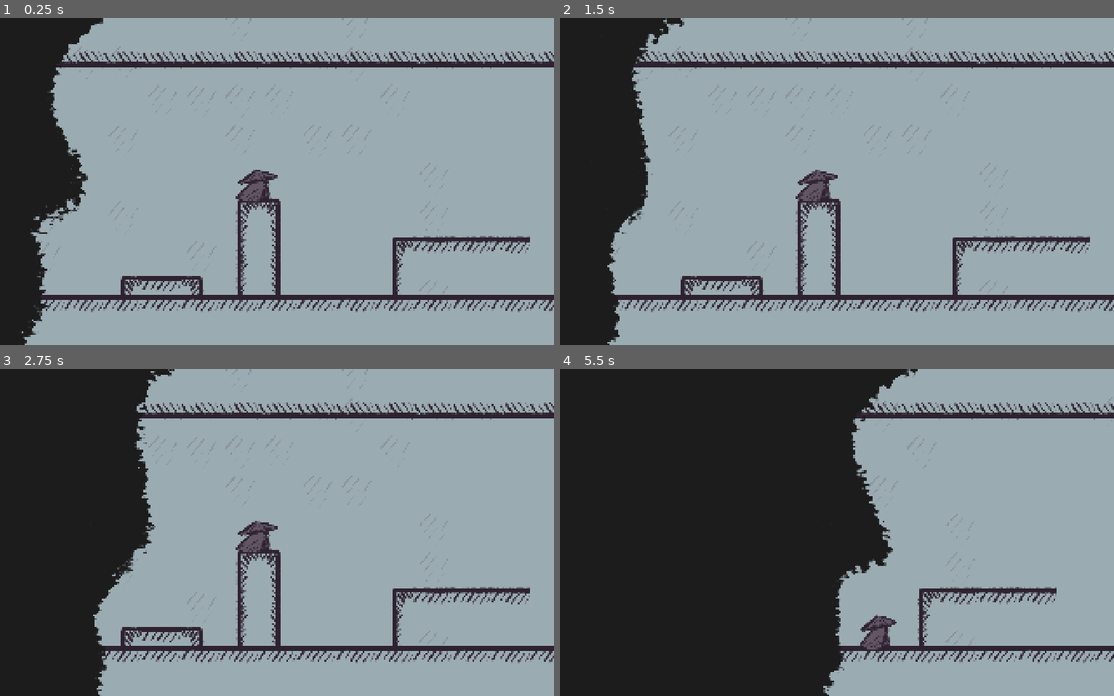
Above: before the commit, frames 1-4 (two rows, left to right).
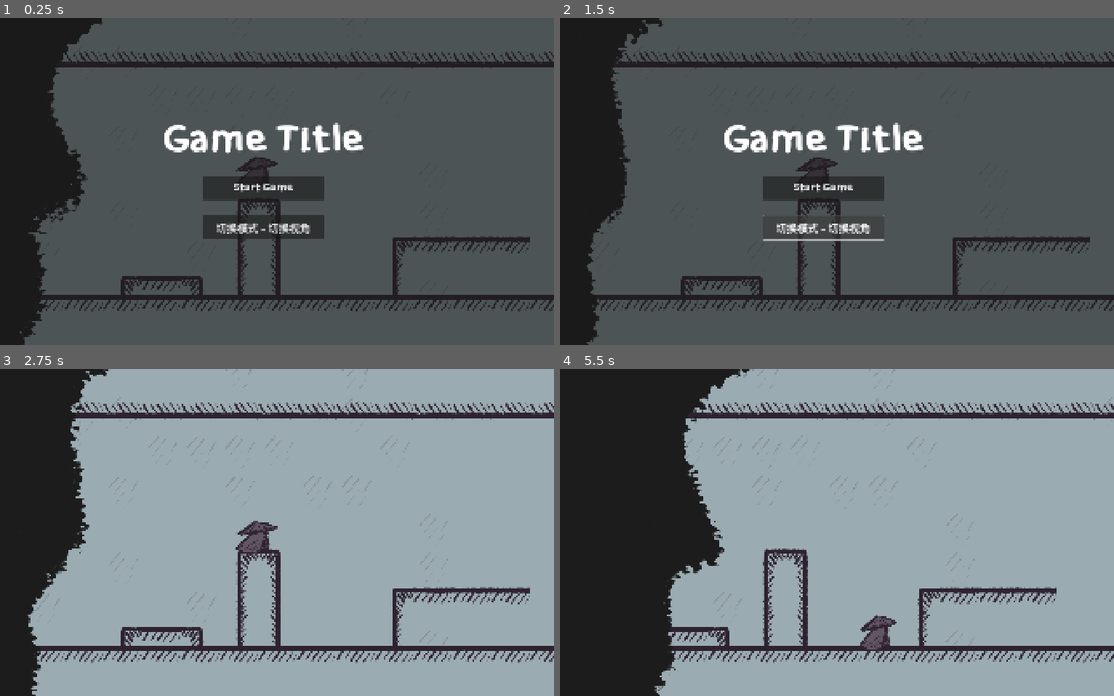
Above: after the commit, the same moments.

Repository: YiTongHu-SC/upside-down
Game: Godot game, scene res://scenes/main.tscn
Two runs of this game, one before a commit and one after it. Both use one fixed random seed, a clock stepped at 60 frames per second and the inputs below.
Inputs (mouse positions are in pixels of both pictures, inside the frame that each line leads up to):
- Up to frame 1 (0.25 s): no input
- Up to frame 2 (1.5 s): click (825, 227) at 0.5 s, where only the run after the commit has a clickable "切换模式 - 切换视角"; click (825, 227) at 1.25 s, where only the run after the commit has a clickable "切换模式 - 固定视角"
- Up to frame 3 (2.75 s): click (265, 539) at 2 s, where only the run after the commit has a clickable "Start Game"
- Up to frame 4 (5.5 s): hold D (MOVE_RIGHT) 2.78-4.28 s; tap W (SWITCH) every 0.75 s from 2.85 to 5.1 s; tap Space (JUMP) at 3.02, 3.77, 5.27 s; hold A (MOVE_LEFT) 4.28-5.03 s; hold D (MOVE_RIGHT) from 5.03 s (still down)

The runs differ from the first frame. In frame 1, 84% of the frame differs, in the area x 3-100%, y 0-100%; in frame 2, 85%, in the area x 4-100%, y 0-100%; in frame 3, 12%; in frame 4, 29%.

Commit message:
游戏循环

Diff:
--- a/nodes/hero.gd
+++ b/nodes/hero.gd
@@ -1,7 +1,4 @@
 extends CharacterBody2D
-
-signal hero_collision
-signal on_upside_down(value: bool)
 
 @export var physics_unit = 100
 # Horizontal movement move_speed
@@ -29,20 +26,24 @@
 	JUMP
 }
 
+@onready var is_dead = false
 @onready var upside_down: bool = false
 @onready var facing = Face.RIGHT
 @onready var current_state = State.IDLE
 @onready var animation = $AnimationPlayer
 @onready var gravity_dir = 1
-
+var init_pos: Vector2
 func _ready():
+	init_pos = position
+	GameDataGlobal.on_game_restart.connect(reset)
 	# Set initial jump state
-	hero_collision.connect(_on_hero_collision)
 	is_jumping = false
 	animation.play("idle")
 	add_to_group("hero")
 
 func _physics_process(delta):
+	if GameDataGlobal.game_paused: return
+
 	if Input.is_action_just_pressed("SWITCH"):
 		upside_down = !upside_down
 		gravity_dir = - gravity_dir
@@ -50,7 +51,7 @@
 		flip_y()
 		# 给一个大速度
 		velocity.y = switch_jump_velocity * physics_unit * gravity_dir
-		on_upside_down.emit(upside_down)
+		GameDataGlobal.on_upside_down.emit(upside_down)
 		pass
 
 	# Handle jump input timing
@@ -133,13 +134,26 @@
 	scale.y *= -1
 
 func check_collision():
+	if GameDataGlobal.game_paused: return
 	# 检查碰撞
 	for i in range(get_slide_collision_count()):
 		var collision = get_slide_collision(i)
 		var collider = collision.get_collider()
 		if collider and collider.is_in_group("enemy"):
-			emit_signal("hero_collision")
+			if is_dead: return
+			_on_hero_collision()
+
 
 func _on_hero_collision():
+	is_dead = true
 	print("hero collision")
+	GameDataGlobal.on_game_over.emit()
 	queue_free()
+
+func reset():
+	print("hero reset")
+	pass
+
+func kill_self():
+	print("hero kill self dead")
+	queue_free()
--- a/nodes/hero.tscn
+++ b/nodes/hero.tscn
@@ -82,8 +82,12 @@
 
 [node name="Hero" type="CharacterBody2D"]
 material = ExtResource("1_u83nc")
+collision_layer = 3
+collision_mask = 3
 platform_wall_layers = 1
 script = ExtResource("1_y8yjb")
+physics_unit = 200
+switch_jump_velocity = 10
 
 [node name="CollisionShape2D" type="CollisionShape2D" parent="."]
 position = Vector2(1, 13.5)
--- a/nodes/level_packed.gd
+++ b/nodes/level_packed.gd
@@ -3,8 +3,14 @@
 const kill_distance = 1920
 var enemy: Node2D = null
 
+@onready var init_exist = true
+
+func _ready():
+	GameDataGlobal.on_game_restart.connect(reset)
+
 func set_enemy(target):
 	enemy = target
+	init_exist = false
 
 ## 自动回收
 func _physics_process(_delta: float) -> void:
@@ -13,3 +19,8 @@
 		var self_pos = global_position.x
 		if enemy_pos - self_pos > kill_distance:
 			queue_free()
+
+func reset():
+	if not init_exist:
+		queue_free()
+	pass
--- a/project.godot
+++ b/project.godot
@@ -14,6 +14,10 @@
 run/main_scene="uid://b0spwfs1gscuy"
 config/features=PackedStringArray("4.4", "GL Compatibility")
 config/icon="res://icon.svg"
+
+[autoload]
+
+GameDataGlobal="*res://scripts/game_data_global.gd"
 
 [display]
 
--- /dev/null
+++ b/scenes/button_change_game_mode.gd
@@ -0,0 +1,7 @@
+extends Button
+
+func _process(_delta: float) -> void:
+	if GameDataGlobal.switch_view:
+		text = "切换模式 - 切换视角"
+	else:
+		text = "切换模式 - 固定视角"
--- a/scenes/camera.gd
+++ b/scenes/camera.gd
@@ -5,6 +5,11 @@
 @export var right_threshold: float = 300.0
 @export var left_threshold: float = 100.0
 
+var init_pos: Vector2
+
+func _ready():
+	init_pos = position
+	GameDataGlobal.on_game_restart.connect(reset)
 ## 相机跟随
 func _process(_delta):
 	if follow_target:
@@ -25,3 +30,9 @@
 		# 在垂直方向上保持当前位置不变
 	if Input.is_action_just_pressed("SWITCH"):
 		scale.y = -1
+
+func reset():
+	position = init_pos
+
+func set_target(target):
+	follow_target = target
--- a/scenes/enemy.gd
+++ b/scenes/enemy.gd
@@ -5,13 +5,19 @@
 @export var max_speed: float = 10
 @export var start_speed: float = 1
 
-
+var init_pos: Vector2
 func _ready():
 	add_to_group("enemy")
+	init_pos = position
 	velocity.x = start_speed;
+	GameDataGlobal.on_game_restart.connect(reset)
 
 ## TODO：设置多个节点，可配置速度阶梯
 ## 简单加速
 func _physics_process(delta):
+	if GameDataGlobal.game_paused: return
 	velocity.x = move_toward(velocity.x, max_speed * physics_unit, acceleration * physics_unit * delta)
 	move_and_slide()
+
+func reset():
+	position = init_pos
--- a/scenes/game_over.gd
+++ b/scenes/game_over.gd
@@ -3,6 +3,7 @@
 func _ready() -> void:
 	modulate.a = 0
 	visible = true
+	GameDataGlobal.on_game_over.connect(trigger_game_over)
 
 func trigger_game_over():
 	var tween = get_tree().create_tween()
--- a/scenes/main.gd
+++ b/scenes/main.gd
@@ -1,18 +1,27 @@
 extends Node2D
 
+
+@export var hero_pk: PackedScene
+@export var hero_socket: Node2D
 @export var level_pk: PackedScene
 @export var level_socket: Node2D
 @export var width: int = 1920
-@export var hero: Node2D
-@export var enemy: Node2D
+@export var enemy: CharacterBody2D
 @export var start_level: Node2D
 @export var checkpoint_width: int = 0
+@export var start_game_panel: Container
+@export var game_over_panel: Container
+@export var hero_spawn_at: Node2D
+@export var camera: Camera2D
 
+var hero: CharacterBody2D
 var last_point: Vector2
+var hero_pos: Vector2
 
 func _ready() -> void:
 	last_point = start_level.position
-	print("last point: ", last_point)
+	hero_pos = hero_spawn_at.position
+	restart_game()
 
 func _generate_new_level():
 	print("generating new level")
@@ -27,3 +36,24 @@
 	if hero.position.x > last_point.x - checkpoint_width:
 		_generate_new_level()
 	pass
+
+func start_game():
+	GameDataGlobal.game_paused = false
+	start_game_panel.hide()
+	game_over_panel.show()
+	game_over_panel.modulate.a = 0
+
+func change_mode():
+	GameDataGlobal.change_mode()
+
+func restart_game():
+	GameDataGlobal.game_paused = true
+	start_game_panel.show()
+	game_over_panel.hide()
+	if hero:
+		hero.kill_self()
+	hero = hero_pk.instantiate()
+	hero_socket.add_child(hero)
+	hero.position = hero_pos
+	camera.set_target(hero)
+	GameDataGlobal.on_game_restart.emit()
--- a/scenes/main.tscn
+++ b/scenes/main.tscn
@@ -10,6 +10,7 @@
 [ext_resource type="Script" uid="uid://vwsy6vskwmlw" path="res://scenes/game_over.gd" id="6_tipki"]
 [ext_resource type="Script" uid="uid://dopr7vae2i0vy" path="res://scenes/screen_color.gd" id="8_choun"]
 [ext_resource type="Shader" uid="uid://bdh7sylqtxtfr" path="res://scenes/screen_shader.gdshader" id="9_85g3d"]
+[ext_resource type="Script" uid="uid://bd5owy0ngoy6p" path="res://scenes/button_change_game_mode.gd" id="11_ya4ey"]
 
 [sub_resource type="ShaderMaterial" id="ShaderMaterial_choun"]
 shader = ExtResource("9_85g3d")
@@ -18,14 +19,19 @@
 [sub_resource type="StyleBoxFlat" id="StyleBoxFlat_tbgi4"]
 bg_color = Color(0.11, 0.11, 0.11, 1)
 
-[node name="Main" type="Node2D" node_paths=PackedStringArray("level_socket", "hero", "enemy", "start_level")]
+[node name="Main" type="Node2D" node_paths=PackedStringArray("hero_socket", "level_socket", "enemy", "start_level", "start_game_panel", "game_over_panel", "hero_spawn_at", "camera")]
 material = ExtResource("1_tbgi4")
 script = ExtResource("2_tipki")
+hero_pk = ExtResource("1_0wfyh")
+hero_socket = NodePath("HeroSocket")
 level_pk = ExtResource("2_o6xl0")
 level_socket = NodePath("Levels")
-hero = NodePath("Hero")
 enemy = NodePath("Enemy")
 start_level = NodePath("Levels/LevelPacked2")
+start_game_panel = NodePath("UI/StartGamePanel")
+game_over_panel = NodePath("UI/GameOverPanel")
+hero_spawn_at = NodePath("HeroSocket/HeroSpawnAt")
+camera = NodePath("Camera2D")
 
 [node name="Levels" type="Node2D" parent="."]
 
@@ -34,13 +40,10 @@
 [node name="LevelPacked2" parent="Levels" instance=ExtResource("2_o6xl0")]
 position = Vector2(1920, 0)
 
-[node name="Hero" parent="." instance=ExtResource("1_0wfyh")]
-position = Vector2(1018, 548)
-collision_layer = 3
-collision_mask = 3
-platform_wall_layers = 0
-physics_unit = 200
-switch_jump_velocity = 10
+[node name="HeroSocket" type="Node2D" parent="."]
+
+[node name="HeroSpawnAt" type="Node2D" parent="HeroSocket"]
+position = Vector2(1017, 550)
 
 [node name="Enemy" parent="." instance=ExtResource("4_tbgi4")]
 position = Vector2(-455, 569)
@@ -48,10 +51,9 @@
 acceleration = 0.6
 max_speed = 8.0
 
-[node name="Camera2D" type="Camera2D" parent="." node_paths=PackedStringArray("follow_target")]
+[node name="Camera2D" type="Camera2D" parent="."]
 position = Vector2(1040, 578)
 script = ExtResource("6_tefeu")
-follow_target = NodePath("../Hero")
 
 [node name="Screen" type="CanvasLayer" parent="."]
 
@@ -76,12 +78,61 @@
 theme_override_styles/panel = SubResource("StyleBoxFlat_tbgi4")
 script = ExtResource("6_tipki")
 
-[node name="Label" type="Label" parent="UI/GameOverPanel"]
+[node name="VBoxContainer" type="VBoxContainer" parent="UI/GameOverPanel"]
+layout_mode = 2
+size_flags_horizontal = 4
+size_flags_vertical = 4
+theme_override_constants/separation = 50
+
+[node name="Label" type="Label" parent="UI/GameOverPanel/VBoxContainer"]
 layout_mode = 2
 size_flags_horizontal = 4
 theme = ExtResource("6_o6xl0")
-theme_override_font_sizes/font_size = 116
+theme_override_font_sizes/font_size = 120
 text = "Game Over"
 
-[connection signal="hero_collision" from="Hero" to="UI/GameOverPanel" method="trigger_game_over"]
-[connection signal="on_upside_down" from="Hero" to="Screen/ColorRect" method="set_upside_down"]
+[node name="ButtonStart" type="Button" parent="UI/GameOverPanel/VBoxContainer"]
+custom_minimum_size = Vector2(400, 80)
+layout_mode = 2
+size_flags_horizontal = 4
+theme_override_font_sizes/font_size = 35
+text = "Restart Game"
+
+[node name="StartGamePanel" type="PanelContainer" parent="UI"]
+visible = false
+anchors_preset = 15
+anchor_right = 1.0
+anchor_bottom = 1.0
+grow_horizontal = 2
+grow_vertical = 2
+
+[node name="VBoxContainer" type="VBoxContainer" parent="UI/StartGamePanel"]
+layout_mode = 2
+size_flags_horizontal = 4
+size_flags_vertical = 4
+theme_override_constants/separation = 50
+
+[node name="Label" type="Label" parent="UI/StartGamePanel/VBoxContainer"]
+layout_mode = 2
+theme_override_font_sizes/font_size = 120
+text = "Game Title"
+horizontal_alignment = 1
+
+[node name="ButtonStart" type="Button" parent="UI/StartGamePanel/VBoxContainer"]
+custom_minimum_size = Vector2(400, 80)
+layout_mode = 2
+size_flags_horizontal = 4
+theme_override_font_sizes/font_size = 35
+text = "Start Game"
+
+[node name="ButtonTest" type="Button" parent="UI/StartGamePanel/VBoxContainer"]
+custom_minimum_size = Vector2(400, 80)
+layout_mode = 2
+size_flags_horizontal = 4
+theme_override_font_sizes/font_size = 35
+text = "切换模式-测试"
+script = ExtResource("11_ya4ey")
+
+[connection signal="pressed" from="UI/GameOverPanel/VBoxContainer/ButtonStart" to="." method="restart_game"]
+[connection signal="pressed" from="UI/StartGamePanel/VBoxContainer/ButtonStart" to="." method="start_game"]
+[connection signal="pressed" from="UI/StartGamePanel/VBoxContainer/ButtonTest" to="." method="change_mode"]
--- a/scenes/screen_color.gd
+++ b/scenes/screen_color.gd
@@ -2,6 +2,7 @@
 
 func _ready() -> void:
 	set_upside_down(false)
+	GameDataGlobal.on_upside_down.connect(self.set_upside_down)
 
 ## 设置material的参数值，其中材质由shader定义，定义了bool upside_down
 func set_upside_down(value: bool):
--- /dev/null
+++ b/scripts/game_data_global.gd
@@ -0,0 +1,12 @@
+extends Node
+
+signal on_game_restart
+signal on_game_over
+signal on_upside_down
+
+@onready var game_paused = true
+@onready var switch_view: bool = true
+
+func change_mode():
+	switch_view = !switch_view
+	pass
Not shown, added: scenes/button_change_game_mode.gd.uid
Not shown: 1 places in scenes/main.tscn that only renumber resources
Not shown, added: scripts/game_data_global.gd.uid
Not shown, changed: readme.md
